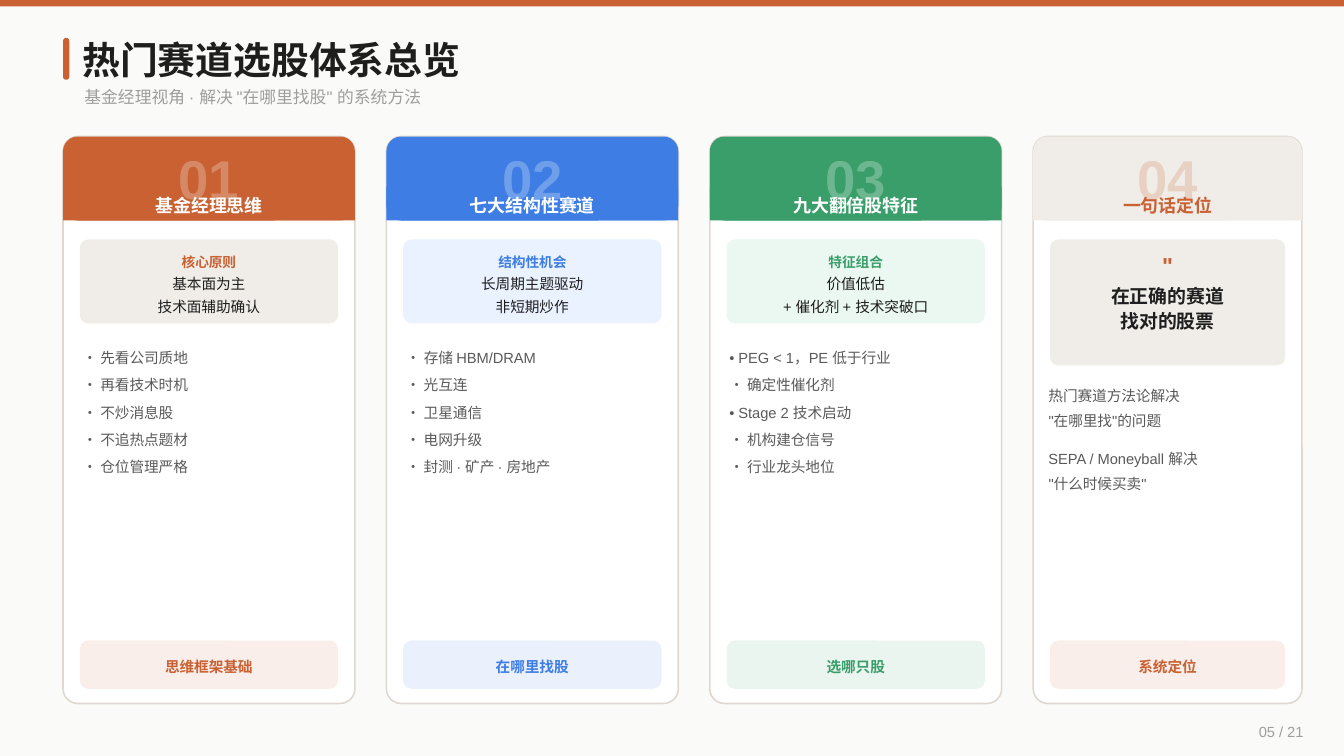
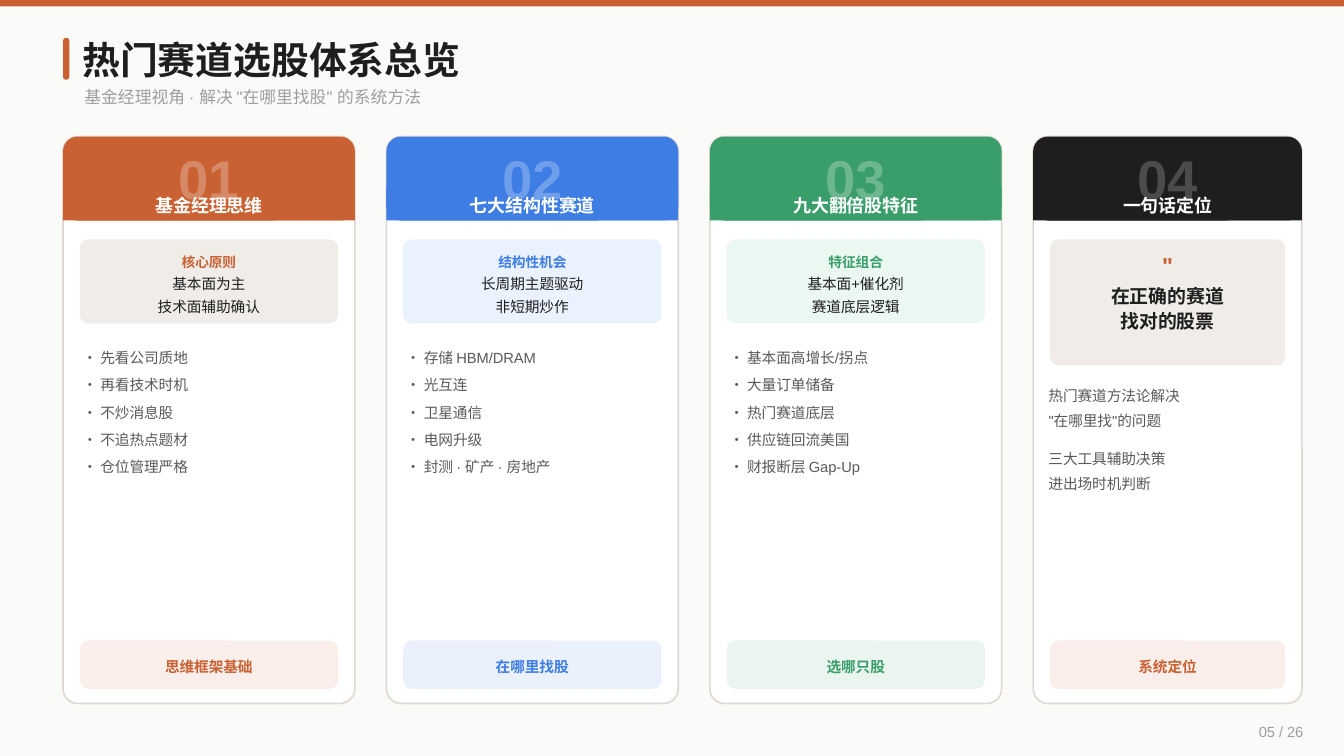
Before and after one commit to austinxyz/course-portal, a slide deck: slide 5 of dl/claude_course_s3.pptx. Drawn at 1344x756 pixels with LibreOffice and Linux fonts; fonts in the diff are those of the drawing. Boxes give left, top, right and bottom in pixels: in the first picture for what was removed or moved away, otherwise in the second. Text is boxed around its words. In the diff, an @@ line names an element or a change of style, - is before the commit and + after.

```diff
--- a/dl/claude_course_s3.pptx
+++ b/dl/claude_course_s3.pptx
@@ rounded rectangle at (x1=1033, y1=136, x2=1303, y2=220): fill #F0EDE8 to #1E1E1E @@
@@ text "04" at (x1=1137, y1=196, x2=1198, y2=209): text colour #C96133 at 20% opacity to #FFFFFF at 20% opacity @@
@@ rectangle at (x1=1033, y1=187, x2=1303, y2=220): fill #F0EDE8 to #1E1E1E @@
@@ text "一句话定位" at (x1=1123, y1=194, x2=1212, y2=214): text colour #C96133 to #FFFFFF @@
@@ text at (x1=808, y1=276, x2=904, y2=290): text changed @@
-价值低估
+基本面+催化剂
@@ text at (x1=812, y1=300, x2=900, y2=313): text changed @@
-+ 催化剂 + 技术突破口
+赛道底层逻辑
@@ text at (x1=747, y1=350, x2=868, y2=364): text changed @@
-• PEG < 1，PE 低于行业
+• 基本面高增长/拐点
@@ text at (x1=747, y1=377, x2=835, y2=391): text changed @@
-• 确定性催化剂
+• 大量订单储备
@@ text at (x1=747, y1=405, x2=835, y2=419): text changed @@
-• Stage 2 技术启动
+• 热门赛道底层
@@ text at (x1=747, y1=432, x2=849, y2=446): text changed @@
-• 机构建仓信号
+• 供应链回流美国
@@ text at (x1=747, y1=460, x2=860, y2=475): text changed @@
-• 行业龙头地位
+• 财报断层 Gap-Up
@@ text at (x1=1048, y1=476, x2=1150, y2=490): text changed @@
-"什么时候买卖"
+进出场时机判断
@@ text at (x1=1048, y1=451, x2=1165, y2=465): text changed @@
-SEPA / Moneyball 解决
+三大工具辅助决策
@@ text at (x1=1259, y1=727, x2=1303, y2=737): text changed @@
-05 / 21
+05 / 26
```
Also in this commit, not shown: 14 other slides changed, 11 slides added, 6 slides removed, 9 other files.
